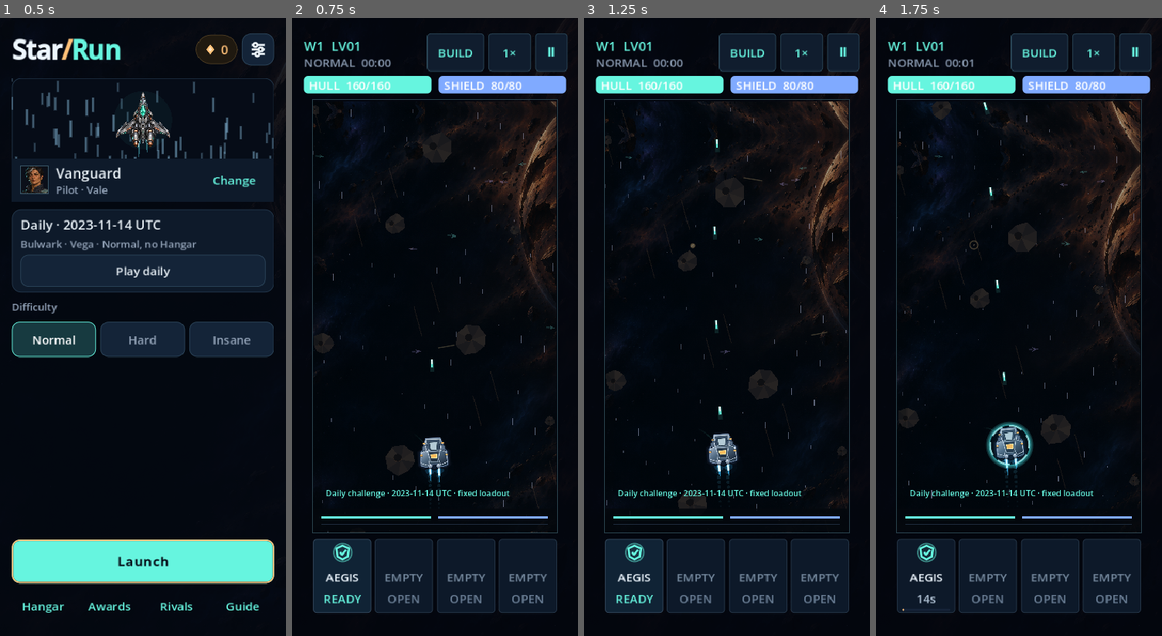
Above: before the commit, frames 1-4 (left to right).
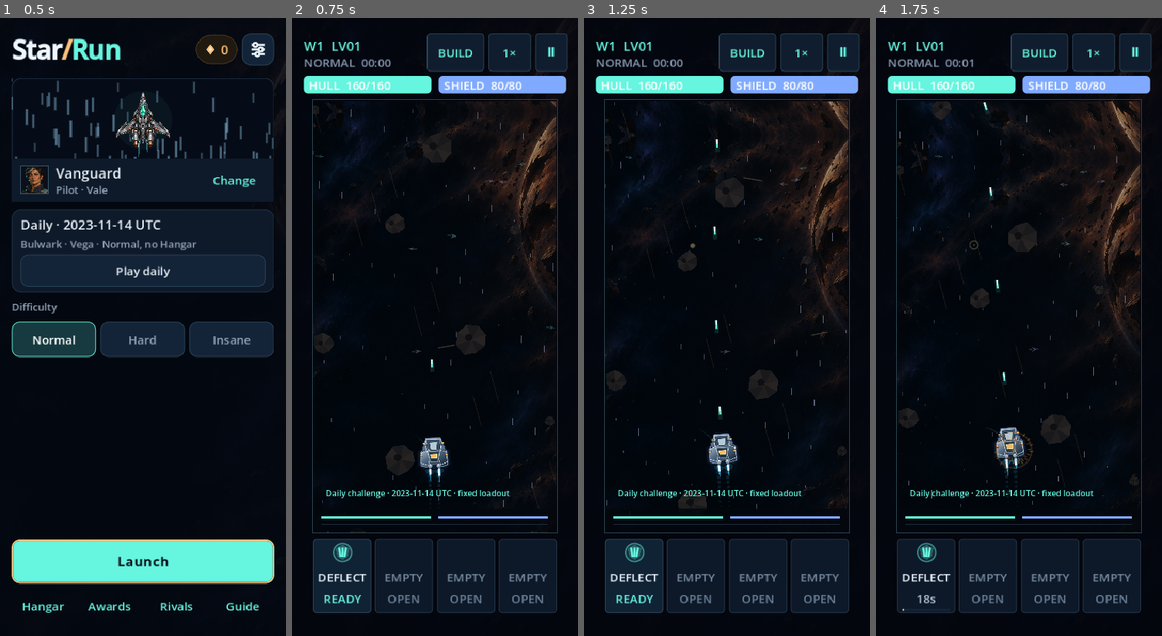
Above: after the commit, the same moments.

Repository: killjoy00/StarRun
Game: Godot game, scene res://scenes/main.tscn
The game is run twice, just before and just after one commit, with the same random seed, the same clock (stepped at 60 frames per second) and the same inputs.
Inputs:
- Up to frame 1 (0.5 s): no input
- Up to frame 2 (0.75 s): click "Play daily" at 0.5 s
- Up to frame 3 (1.25 s): no input
- Up to frame 4 (1.75 s): click "AEGIS" (after the commit: "DEFLECT") at 1.25 s

Frame 1 is identical in both runs. In frame 2, 0.2% of the frame differs, in the area x 9-27%, y 85-92%; in frame 3, 0.2%; in frame 4, 0.8%, in the area x 9-56%, y 65-95%.

Commit message:
Bulwark starts with Deflector instead of Aegis
Vanguard and Bulwark both started with Aegis. Bulwark now starts with
Deflector and can still draft Aegis (which also starts Fortress). The
first big-beam tip only mentions Aegis when the ship has it.

Co-Authored-By: Claude Opus 5.5 <noreply@anthropic.com>
Claude-Session: https://claude.ai/code/session_01XLfQdCjuL4hZ3Cd4ynAdWc

Diff:
--- a/scripts/catalog.gd
+++ b/scripts/catalog.gd
@@ -35,7 +35,7 @@
 const SHIPS := [
 	{"id":"vanguard", "signature":"aegis", "name":"Vanguard", "cost":0, "description":"Balanced. Starts with Pulse and Seeker. Gets stronger after each world: more damage and less status damage.", "hull":108, "shield":52, "pulse":1, "seeker":1, "arc":0, "mend":0, "movement":1.0, "fire_rate":1.0},
 	{"id":"kestrel", "signature":"overdrive", "name":"Kestrel · Interceptor", "cost":45, "description":"Fast. Fires 25% faster and starts with 2 Pulse ranks. Low hull and shield.", "hull":85, "shield":40, "pulse":2, "seeker":0, "arc":0, "mend":0, "movement":1.30, "fire_rate":1.25},
-	{"id":"bulwark", "signature":"aegis", "name":"Bulwark · Fortress", "cost":5 …(241 unchanged characters)…
+	{"id":"bulwark", "signature":"deflector", "name":"Bulwark · Fortress", "cost":5 …(241 unchanged characters)…
 	{"id":"wraith", "signature":"barrage", "name":"Wraith · Missile boat", "cost":65, "description":"Missiles. No Pulse. Starts with 2 Seeker ranks that hit 35% harder.", "hull":85, "shield":40, "pulse":0, "seeker":2, "arc":0, "mend":0, "movement":1.12, "fire_rate":1.0},
 	{"id":"arcwing", "signature":"nova", "name":"Arcwing · Chain fighter", "cost":75, "description":"Lightning. Starts with Arc instead of Seeker. Arc is 30% stronger.", "hull":80, "shield":45, "pulse":1, "seeker":0, "arc":1, "mend":0, "movement":1.18, "fire_rate":1.05},
 	{"id":"haven", "signature":"mend", "name":"Haven · Support carrier", "cost":90, "description":"Drone carrier. Drones a …(250 unchanged characters)…
--- a/scripts/main.gd
+++ b/scripts/main.gd
@@ -2832,7 +2832,7 @@
 	column.add_theme_constant_override("separation", 9)
 	panel.add_child(column)
 	Kit.caps(column, "TIP  ·  BIG BEAM", Kit.AMBER, 14)
-	Kit.label(column, "The red line shows where a big beam will hit. Destroy the marked enemy to stop it, or use Aegis when it fires.", 17, Kit.TEXT, true)
+	Kit.label(column, "The red line shows where a big beam will hit. Destroy the marked enemy to stop it%s." % (", or use Aegis when it fires" if "aegis" in sim.active_slots else ""), 17, Kit.TEXT, true)
 	_ui_button(column, "Got it · back to the fight", _resume_beam_tutorial, "primary", 48)
 	var slot: int = sim.active_slots.find("aegis")
 	if slot >= 0 and slot < Catalog.ACTIVE_SLOTS:
